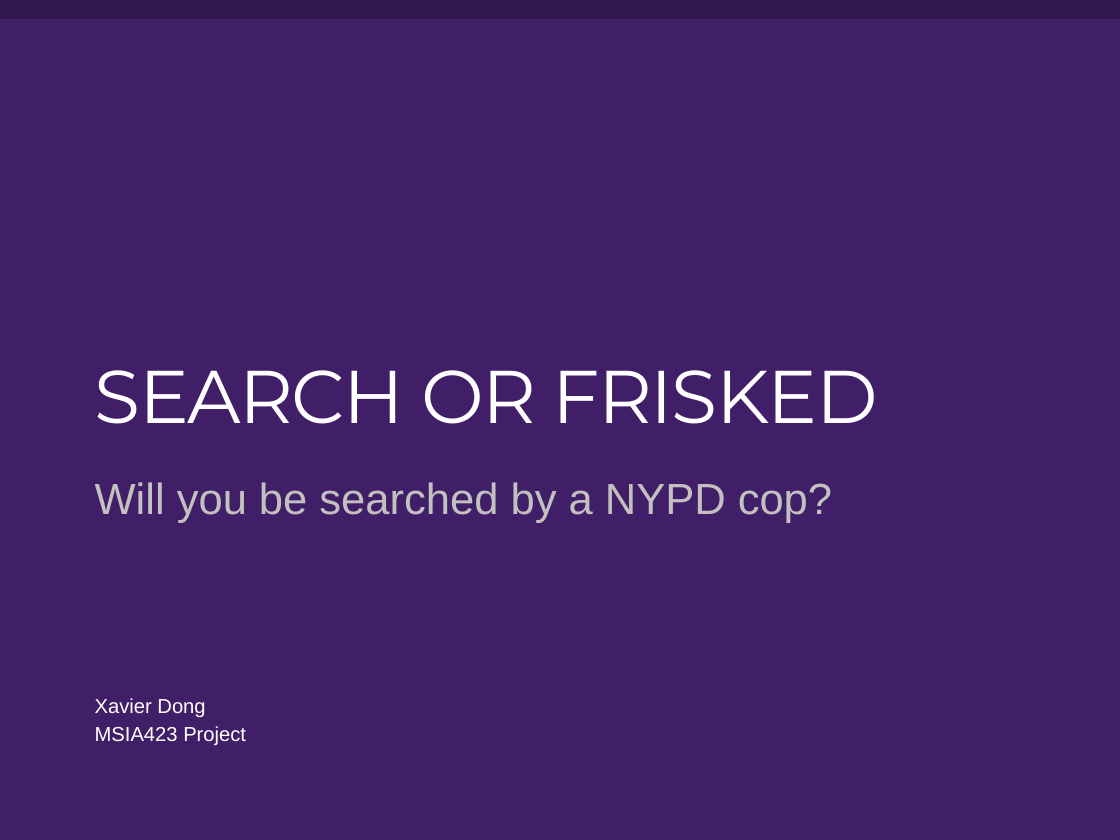
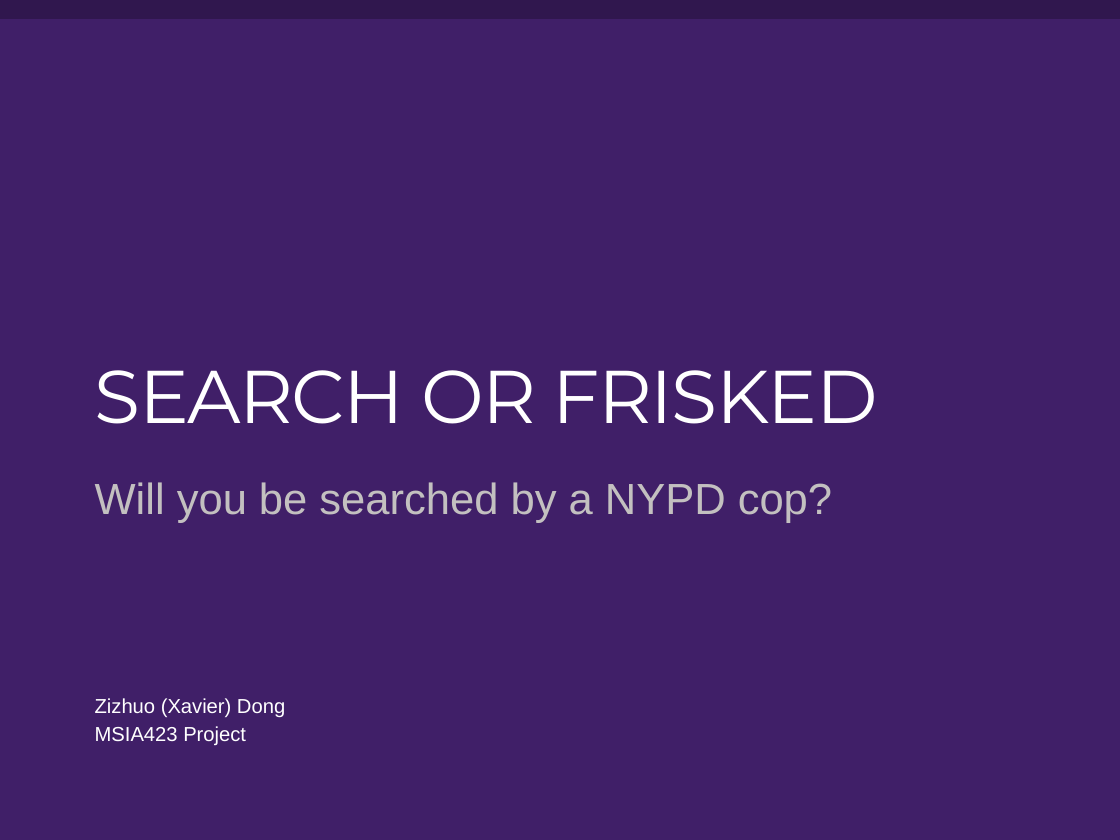
Before and after one commit to MSIA/2021-msia423-dong-zizhuo-project, a slide deck: slide 1 of deliverables/Presentation.ppt. Drawn at 1120x840 pixels with LibreOffice and Linux fonts; fonts in the diff are those of the drawing; background and template pictures are left out. Boxes give left, top, right and bottom in pixels: in the first picture for what was removed or moved away, otherwise in the second. Text is boxed around its words. In the diff, an @@ line names an element or a change of style, - is before the commit and + after.

```diff
--- a/deliverables/Presentation.ppt
+++ b/deliverables/Presentation.ppt
@@ text at <box>95,698,285,718</box>: text changed @@
-Xavier Dong
+Zizhuo (Xavier) Dong
```
